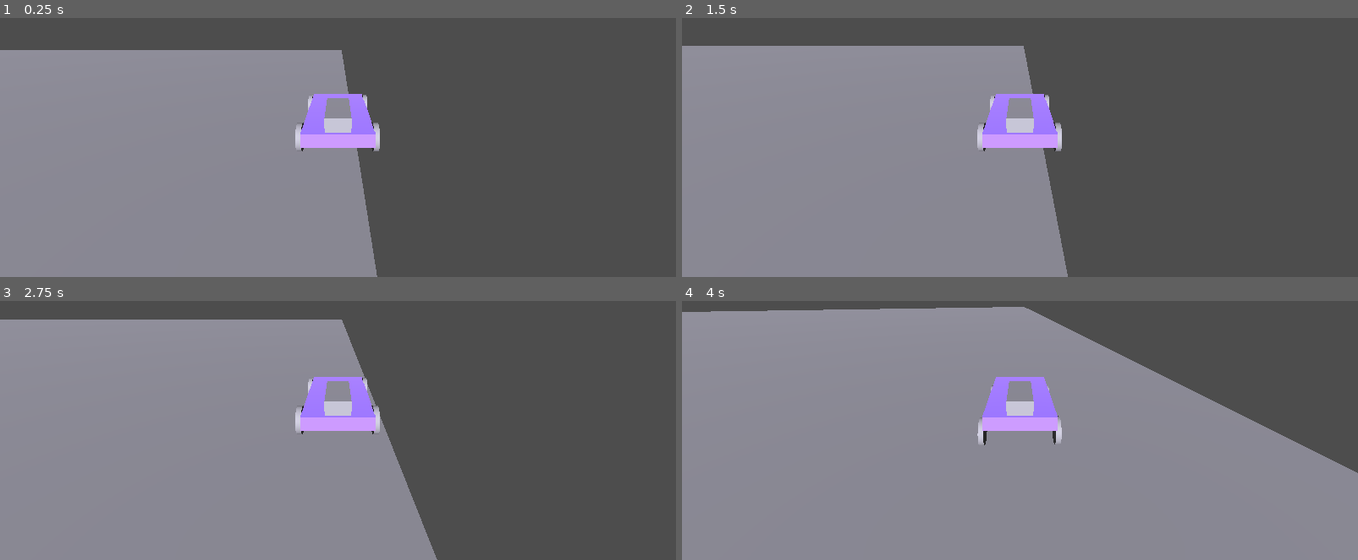
Above: before the commit, frames 1-4 (two rows, left to right).
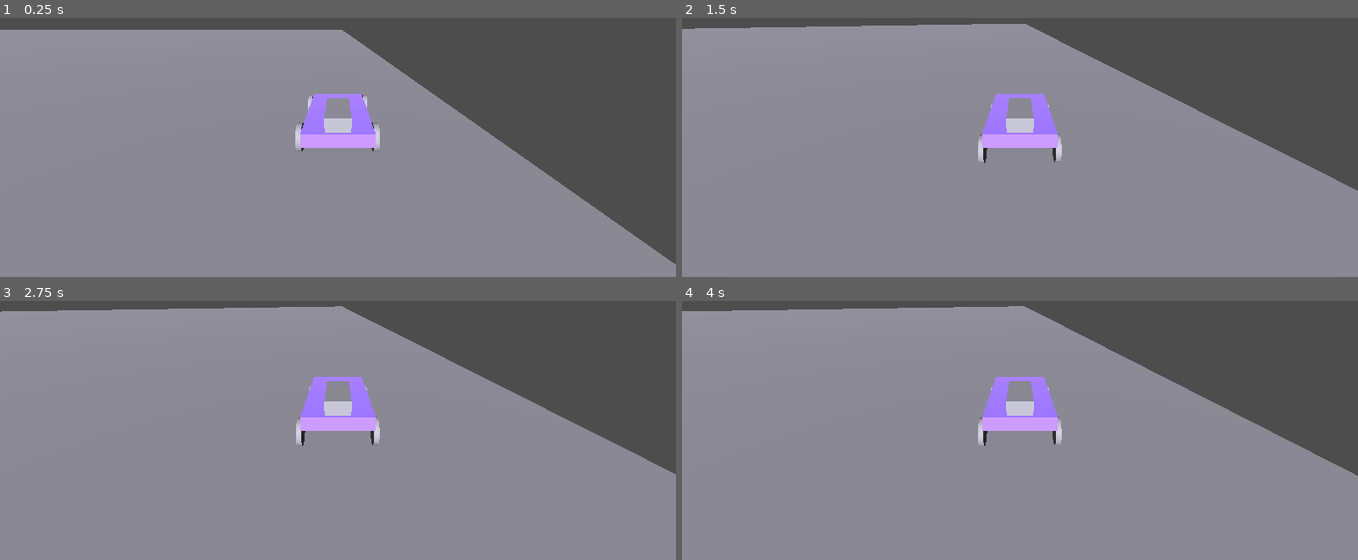
Above: after the commit, the same moments.

Repository: CloudsCloudsClouds/UltimateCauquitaRacer
Game: Godot game, scene res://scenes/racetrack.tscn
Two runs of this game, one before a commit and one after it. Both use one fixed random seed, a clock stepped at 60 frames per second and the inputs below. The project has no main scene, so this scene is started directly.
Inputs:
- Up to frame 1 (0.25 s): no input
- Up to frame 2 (1.5 s): hold Right (move_right) 0.53-1.28 s; hold S (decelerate) 0.53-1.28 s; hold Down (move_down) from 1.28 s (still down); tap Space (handbreak) at 1.35 s
- Up to frame 3 (2.75 s): release Down (move_down) at 2.03 s; hold Right (move_right) from 2.03 s (still down); tap Z (join) at 2.1 s
- Up to frame 4 (4 s): release Right (move_right) at 2.78 s; hold W (accelerate) 2.78-3.53 s; tap S (decelerate) at 2.85 s; hold Left (move_left) from 3.53 s (still down); hold Space (handbreak) from 3.53 s (still down)

The runs differ from the first frame. In frame 1, 26% of the frame differs, in the area x 0-100%, y 4-100%; in frame 2, 33%, in the area x 0-100%, y 2-100%; in frame 3, 28%; in frame 4, 0.3%.

Commit message:
Segundo commit de las fisicas del auto

Diff:
--- a/scenes/racetrack.tscn
+++ b/scenes/racetrack.tscn
@@ -81,7 +81,7 @@
 shape = SubResource("BoxShape3D_s8sy0")
 
 [node name="Car" type="RigidBody3D" parent="." node_paths=PackedStringArray("wheels", "skid_marks")]
-transform = Transform3D(1, 0, 0, 0, 1, 0, 0, 0, 1, 591.0943, 52.644333, 0)
+transform = Transform3D(1, 0, 0, 0, 1, 0, 0, 0, 1, 591.0943, 3.4483318, 0)
 mass = 70.0
 script = ExtResource("1_s8sy0")
 wheels = [NodePath("WheelFL"), NodePath("WheelRL"), NodePath("WheelFR"), NodePath("WheelRR")]
